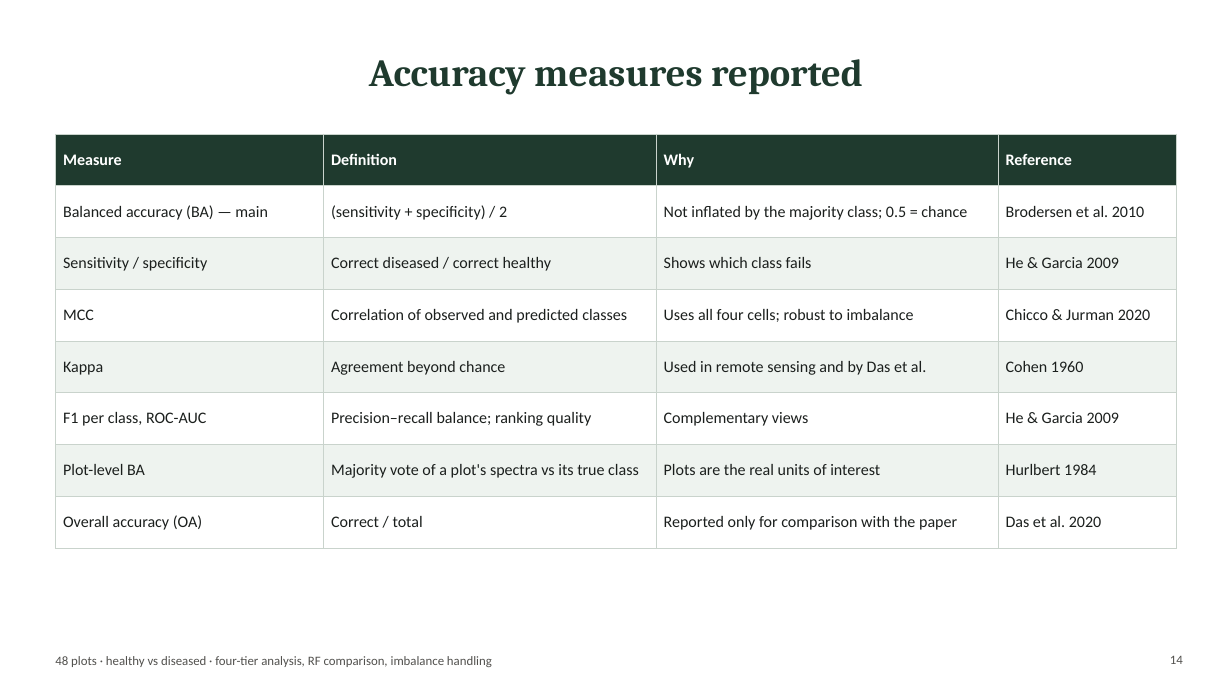
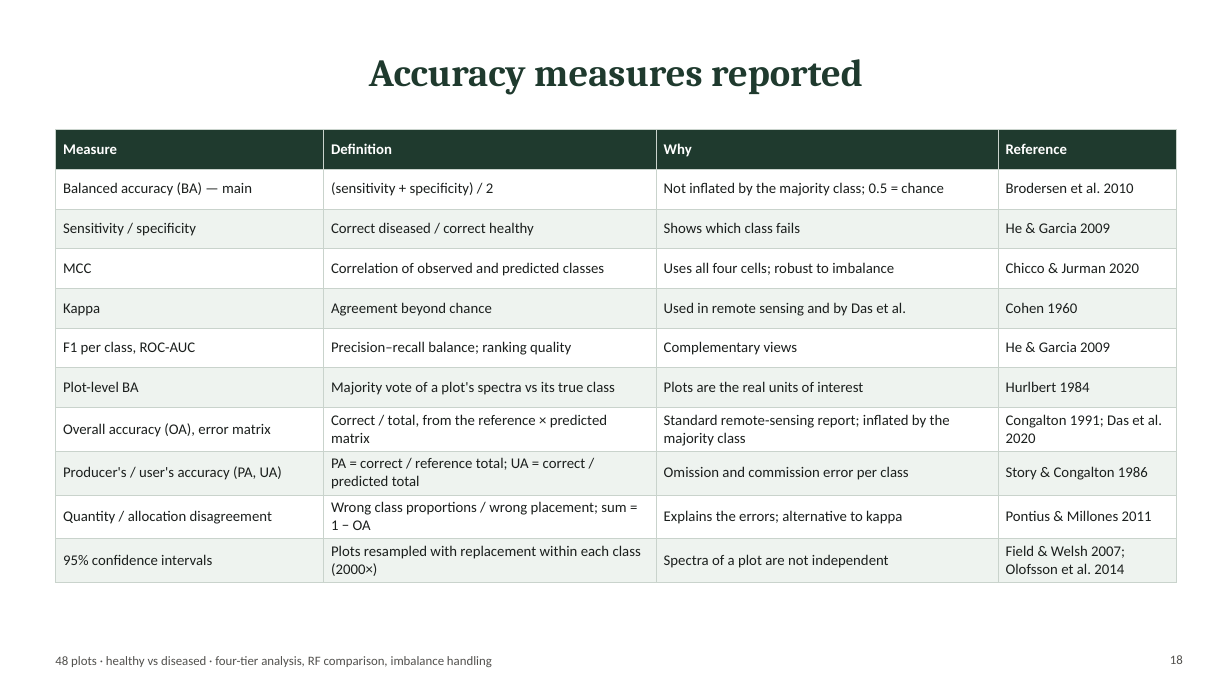
Before and after one commit to animesh809359-afk/sonu, a slide deck: slide 18 of hyperspectral_smacc/four_tier_48plots/Four_Tier_48plots.pptx (slide 14 before the commit). Drawn at 1232x693 pixels with LibreOffice and Linux fonts; fonts in the diff are those of the drawing. Boxes give left, top, right and bottom in pixels: in the first picture for what was removed or moved away, otherwise in the second. Text is boxed around its words. In the diff, an @@ line names an element or a change of style, - is before the commit and + after.

```diff
--- a/hyperspectral_smacc/four_tier_48plots/Four_Tier_48plots.pptx
+++ b/hyperspectral_smacc/four_tier_48plots/Four_Tier_48plots.pptx
@@ table at (x1=55, y1=129, x2=1177, y2=580) @@
-row 8: Overall accuracy (OA) | Correct / total | Reported only for comparison with the paper | Das et al. 2020
+row 8: Overall accuracy (OA), error matrix | Correct / total, from the reference × predicted matrix | Standard remote-sensing report; inflated by the majority class | Congalton 1991; Das et al. 2020
+row 9: Producer's / user's accuracy (PA, UA) | PA = correct / reference total; UA = correct / predicted total | Omission and commission error per class | Story & Congalton 1986
+row 10: Quantity / allocation disagreement | Wrong class proportions / wrong placement; sum = 1 − OA | Explains the errors; alternative to kappa | Pontius & Millones 2011
+row 11: 95% confidence intervals | Plots resampled with replacement within each class (2000×) | Spectra of a plot are not independent | Field & Welsh 2007; Olofsson et al. 2014
@@ table resized from (x1=55, y1=134, x2=1177, y2=534) to (x1=55, y1=129, x2=1177, y2=580) @@
@@ page number at (x1=1170, y1=655, x2=1183, y2=664): text changed @@
-14
+18
```
Also in this commit, not shown: 15 other slides changed, 12 slides added, 16 other files.
